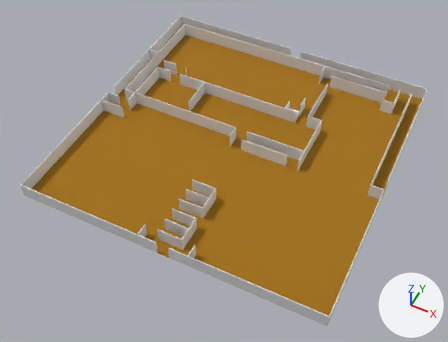
What one commit did to the Blender file Assets/Experimental/Floor1.blend.
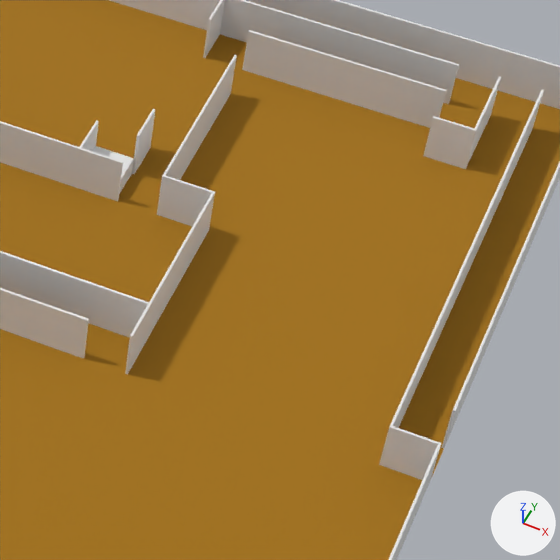
The first picture shows the older version from a 50 mm camera at (30.6, -66.6, 75.1) aimed at (-0.5, -4.5, -2.6). The close-ups show both versions on the part from 59% to 93% of the width and 20% to 65% of the height of that picture; other places that the commit changed are outside them. Arrows for +X, +Y and +Z are at lower right; the lights stay in place.
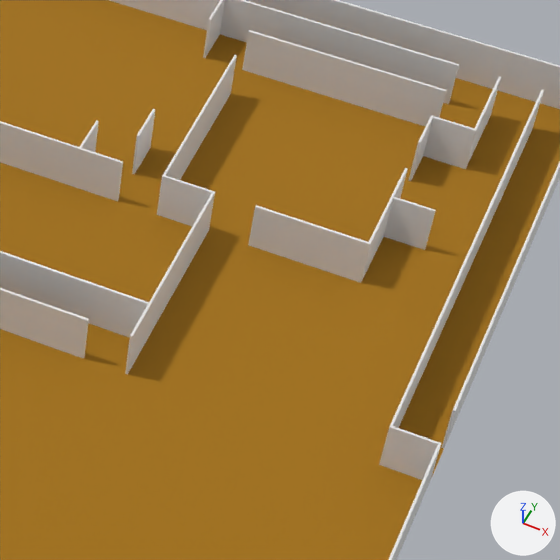
The change, as JSON lines over the scene's bpy script:
```json
{"op": "add", "block": "me_cube_055", "code": ["me_cube_055 = bpy.data.meshes.new('Cube.055')", "me_cube_055.from_pydata(...)  # 16 vertices, 14 faces; spans x -44.5..0.5, y -0.5..0.5, z -0.5..0.5", "me_cube_055.materials.append(mat_material_008)  # its picture is missing"]}
{"op": "add", "block": "me_cube_042", "code": ["me_cube_042 = bpy.data.meshes.new('Cube.042')", "me_cube_042.from_pydata(...)  # 12 vertices, 10 faces; spans x -17.2..0.5, y -0.5..0.5, z -0.5..0.5", "me_cube_042.materials.append(mat_material_007)  # its picture is missing"]}
{"op": "add", "block": "me_cube_040", "code": ["me_cube_040 = bpy.data.meshes.new('Cube.040')", "me_cube_040.from_pydata(...)  # 16 vertices, 14 faces; spans x -17.2..0.5, y -0.5..28.8, z -0.5..0.5", "me_cube_040.materials.append(mat_material_006)  # its picture is missing"]}
{"op": "add", "block": "me_cube_035", "code": ["me_cube_035 = bpy.data.meshes.new('Cube.035')", "me_cube_035.from_pydata(...)  # 12 vertices, 10 faces; spans x -17.2..0.5, y -0.5..0.5, z -0.5..0.5", "me_cube_035.materials.append(mat_material_005)  # its picture is missing"]}
{"op": "remove", "block": "ob_cube", "code": ["ob_cube = bpy.data.objects.new('Cube', me_cube)", "ob_cube.location = (5.52, 10.12, 0.0)"]}
{"op": "add", "block": "ob_cube_055", "code": ["ob_cube_055 = bpy.data.objects.new('Cube.055', me_cube_055)", "ob_cube_055.location = (18.58, 9.06, 1.25)", "ob_cube_055.scale = (1.0, 1.0, 2.5)", "ob_cube_055.delta_scale = (0.12, 0.12, 1.0)"]}
{"op": "add", "block": "ob_cube_054", "code": ["ob_cube_054 = bpy.data.objects.new('Cube.054', me_cube_042)", "ob_cube_054.location = (18.7, 14.58, 1.25)", "ob_cube_054.rotation_euler = (0.0, 0.0, 1.571)  # degrees (0, 0, 90)", "ob_cube_054.scale = (1.0, 1.0, 2.5)", "ob_cube_054.delta_scale = (0.12, 0.12, 1.0)"]}
{"op": "add", "block": "ob_cube_053", "code": ["ob_cube_053 = bpy.data.objects.new('Cube.053', me_cube_040)", "ob_cube_053.location = (18.7, 12.46, 1.25)", "ob_cube_053.rotation_euler = (0.0, 0.0, 3.142)  # degrees (0, 0, 180)", "ob_cube_053.scale = (1.0, 1.0, 2.5)", "ob_cube_053.delta_scale = (0.12, 0.12, 1.0)"]}
{"op": "add", "block": "ob_cube_051", "code": ["ob_cube_051 = bpy.data.objects.new('Cube.051', me_cube_035)", "ob_cube_051.location = (18.7, 18.7, 1.25)", "ob_cube_051.rotation_euler = (0.0, 0.0, 1.571)  # degrees (0, 0, 90)", "ob_cube_051.scale = (1.0, 1.0, 2.5)", "ob_cube_051.delta_scale = (0.12, 0.12, 1.0)"]}
```

Boxes (x1, y1, x2, y2) around the edits, measured in the close-ups (560 x 560 px):
```json
{"object": "Cube.055", "change": "added", "after": [248, 205, 368, 282]}
{"object": "Cube.053", "change": "added", "after": [359, 196, 436, 283]}
{"object": "Cube", "change": "deleted", "before": [92, 146, 134, 194]}
{"object": "Cube.051", "change": "added", "after": [408, 115, 433, 181]}
{"object": "Cube.054", "change": "added", "after": [392, 168, 408, 198]}
```
